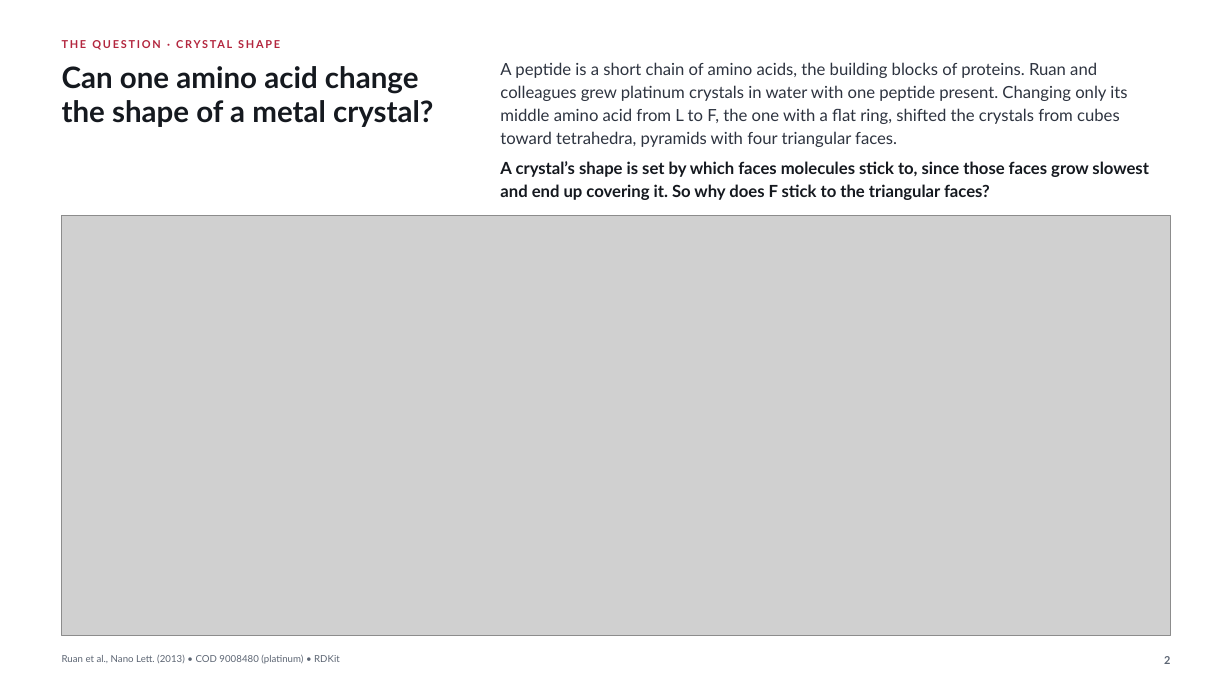
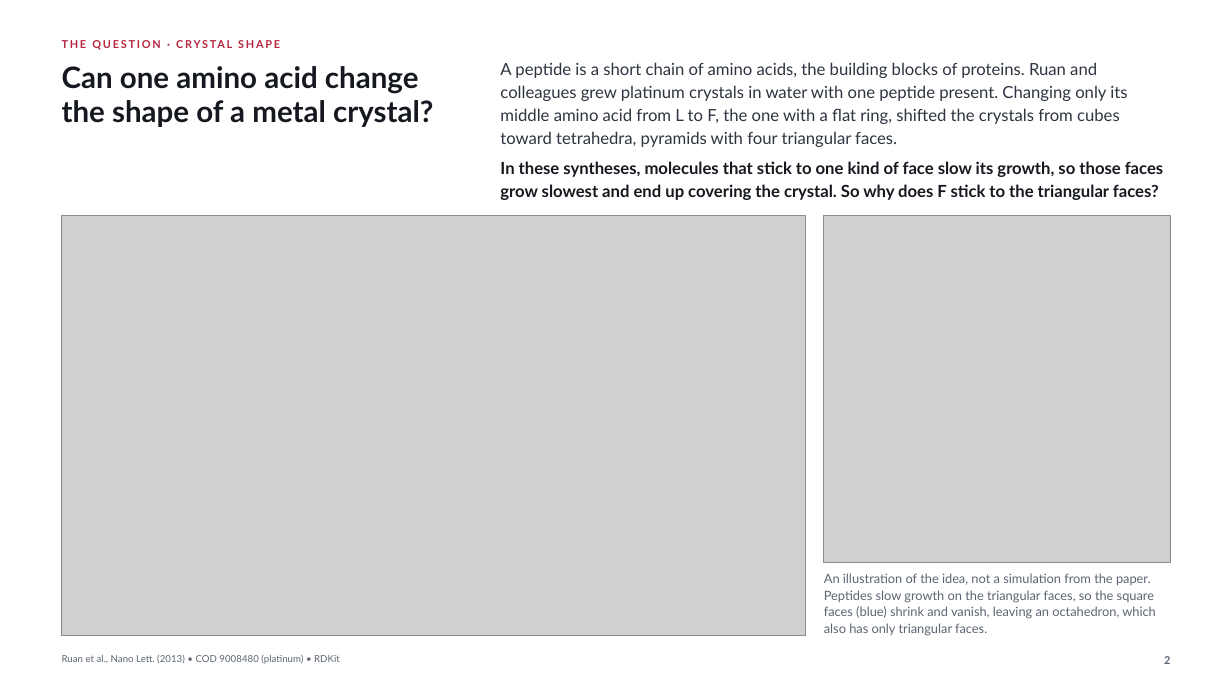
Before and after one commit to fl-sean03/fl-sean03.github.io, a slide deck: slide 2 of static/decks/interface-force-field/downloads/iff-visual-showcase.pptx. Drawn at 1232x693 pixels with LibreOffice and Linux fonts; fonts in the diff are those of the drawing; grey boxes stand for pictures. Boxes give left, top, right and bottom in pixels: in the first picture for what was removed or moved away, otherwise in the second. Text is boxed around its words. In the diff, an @@ line names an element or a change of style, - is before the commit and + after.

```diff
--- a/static/decks/interface-force-field/downloads/iff-visual-showcase.pptx
+++ b/static/decks/interface-force-field/downloads/iff-visual-showcase.pptx
@@ text at bbox=[500, 161, 1163, 177]: text changed @@
-A crystal’s shape is set by which faces molecules stick to, since those faces grow slowest
+In these syntheses, molecules that stick to one kind of face slow its growth, so those faces
@@ text at bbox=[500, 184, 1159, 200]: text changed @@
-and end up covering it. So why does F stick to the triangular faces?
+grow slowest and end up covering the crystal. So why does F stick to the triangular faces?
@@ picture: place and size @@
-picture at bbox=[62, 215, 1171, 635]
+picture at bbox=[62, 215, 807, 635]
@@ picture added at bbox=[824, 215, 1171, 562] @@
@@ text added at bbox=[824, 573, 1151, 585], 10 pt, text #5C6573 @@
+An illustration of the idea, not a simulation from the paper.
@@ text added at bbox=[824, 590, 1154, 603], 10 pt, text #5C6573 @@
+Peptides slow growth on the triangular faces, so the square
@@ text added at bbox=[824, 606, 1156, 619], 10 pt, text #5C6573 @@
+faces (blue) shrink and vanish, leaving an octahedron, which
@@ text added at bbox=[824, 623, 987, 635], 10 pt, text #5C6573 @@
+also has only triangular faces.
```
Also in this commit, not shown: 7 other slides changed, 33 other files.
